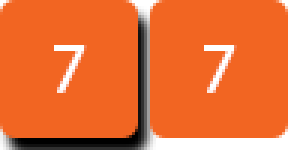
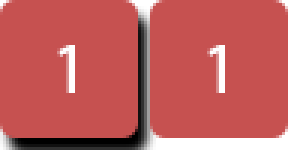
Layers edited between the first and the second 300px x 150px image:
renamed "7" to "1", painted on it over (204, 45, 237, 93)
renamed "7" to "1", painted on it over (54, 45, 87, 93)
painted on "Rounded Rectangle 1 copy" over (150, 0, 288, 138)
painted on "Rounded Rectangle 1" over (0, 0, 138, 138)
